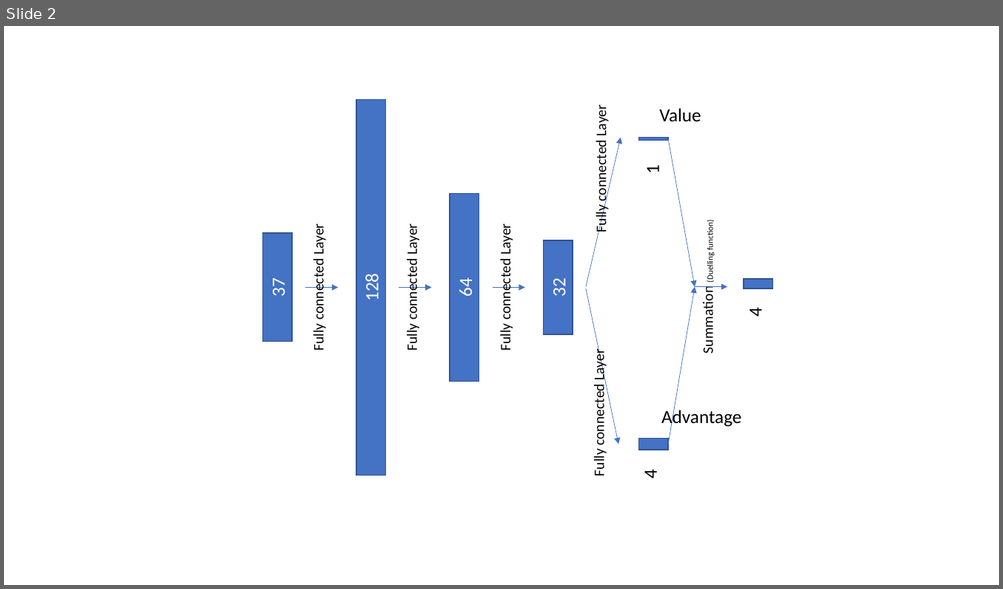
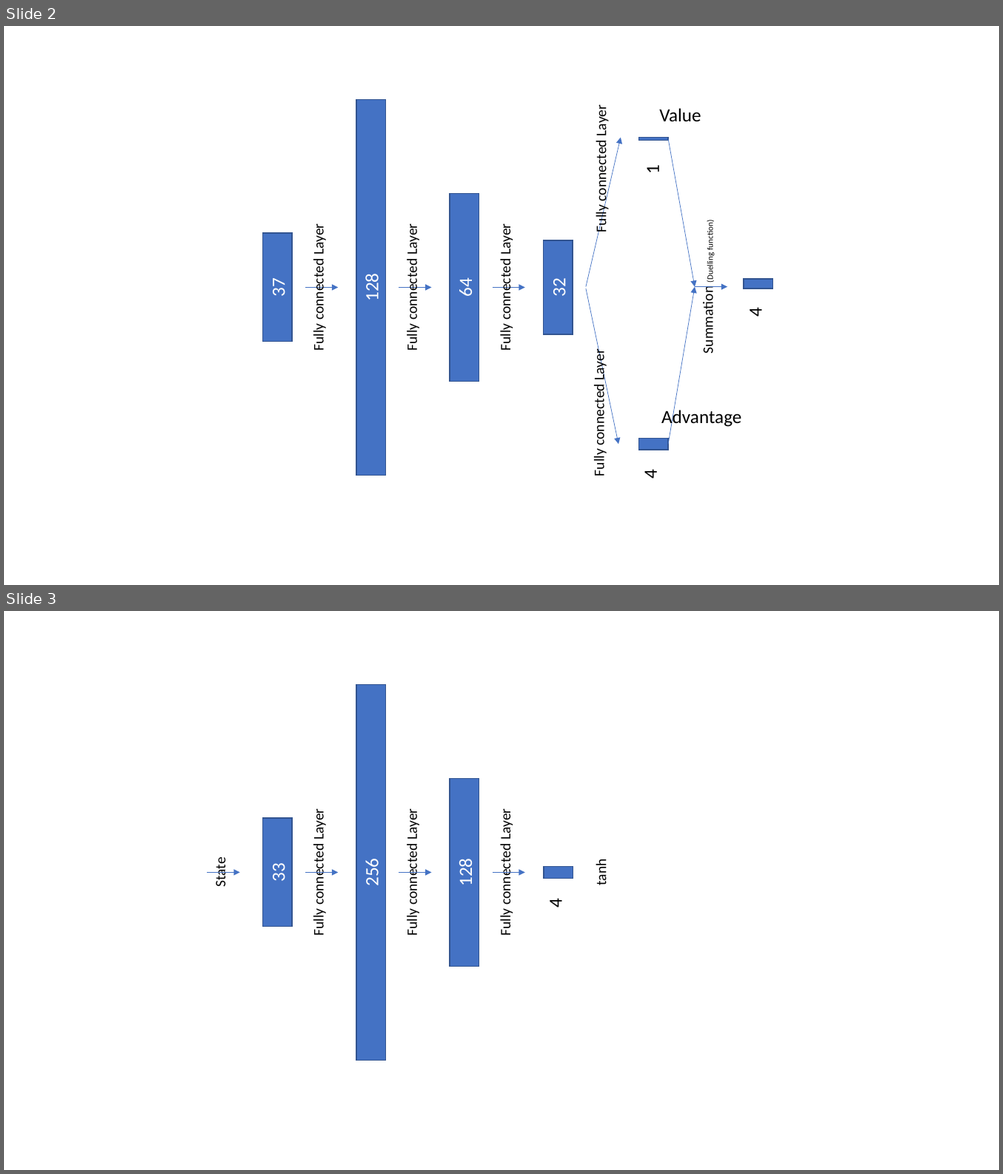
Before and after one commit to bedlopie/NanoDegree-DRL, a slide deck: deep-reinforcement-learning/p1_navigation/NN.pptx. Shown one above the other, each under a label of ours: slide 2 before the commit, slides 2 and 3 after it. The pictures are 1003x589 and 1003x1174 pixels, drawn with LibreOffice and Linux fonts; fonts in the diff are those of the drawing. Boxes give left, top, right and bottom in pixels: in the first picture for what was removed or moved away, otherwise in the second. Text is boxed around its words. In the diff, an @@ line names an element or a change of style, - is before the commit and + after.

```diff
--- a/deep-reinforcement-learning/p1_navigation/NN.pptx
+++ b/deep-reinforcement-learning/p1_navigation/NN.pptx
@@ slide 3 added at [4, 611, 999, 1170], background #FFFFFF @@
@@ rectangle added at [356, 685, 385, 1061], fill #4472C4, outline #325491 1 pt, 18 pt, text #FFFFFF @@
+256
@@ rectangle added at [449, 779, 478, 967], fill #4472C4, outline #325491 1 pt, 18 pt, text #FFFFFF @@
+128
@@ rectangle added at [263, 818, 292, 927], fill #4472C4, outline #325491 1 pt, 18 pt, text #FFFFFF @@
+33
@@ text added at [310, 812, 327, 935], 14 pt, text #000000 @@
+Fully connected Layer
@@ text added at [403, 812, 421, 935], 14 pt, text #000000 @@
+Fully connected Layer
@@ text added at [497, 812, 515, 935], 14 pt, text #000000 @@
+Fully connected Layer
@@ arrow added from (207, 873) to (240, 873), #4472C4 0.5 pt @@
@@ text added at [211, 860, 229, 887], 14 pt, text #000000 @@
+State
@@ arrow added from (305, 873) to (338, 873), #4472C4 0.5 pt @@
@@ arrow added from (398, 873) to (432, 873), #4472C4 0.5 pt @@
@@ arrow added from (492, 873) to (525, 873), #4472C4 0.5 pt @@
@@ rectangle added at [543, 867, 572, 879], fill #4472C4, outline #325491 1 pt @@
@@ text added at [592, 861, 610, 885], 14 pt, text #000000 @@
+tanh
@@ text added at [544, 899, 567, 908], 18 pt, text #000000 @@
+4
```
Also in this commit, not shown: 1 other slide added, 13 other files.
